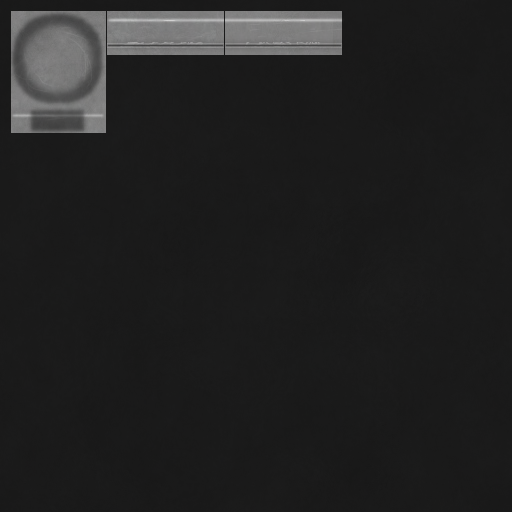
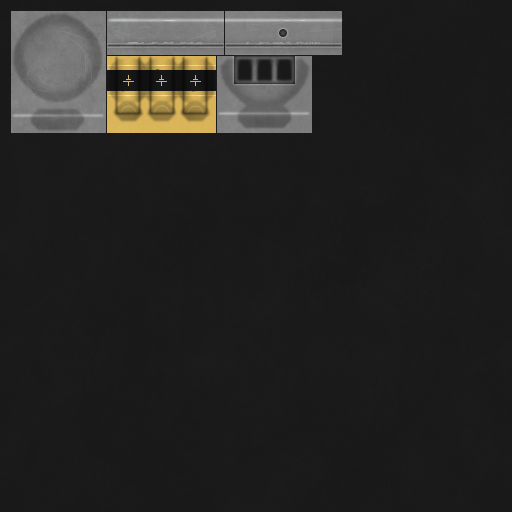
Layers edited between the first and the second 512 × 512 image:
painted on "a" over <box>11,11,312,133</box>
added layer "bolts sink" above "l1" over <box>279,29,287,37</box>
added layer "l1" above "h4" over <box>113,56,210,117</box>
added layer "h4" (overlay, 40%) above "h3" over <box>124,64,205,97</box>
added layer "h3" (overlay, 50%) above "high 2" over <box>108,65,216,114</box>
painted on "high 1" over <box>217,110,312,117</box>
added layer "colour" above "b" over <box>107,56,216,133</box>
painted on "b" (3rd of 3) over <box>107,56,312,133</box>
